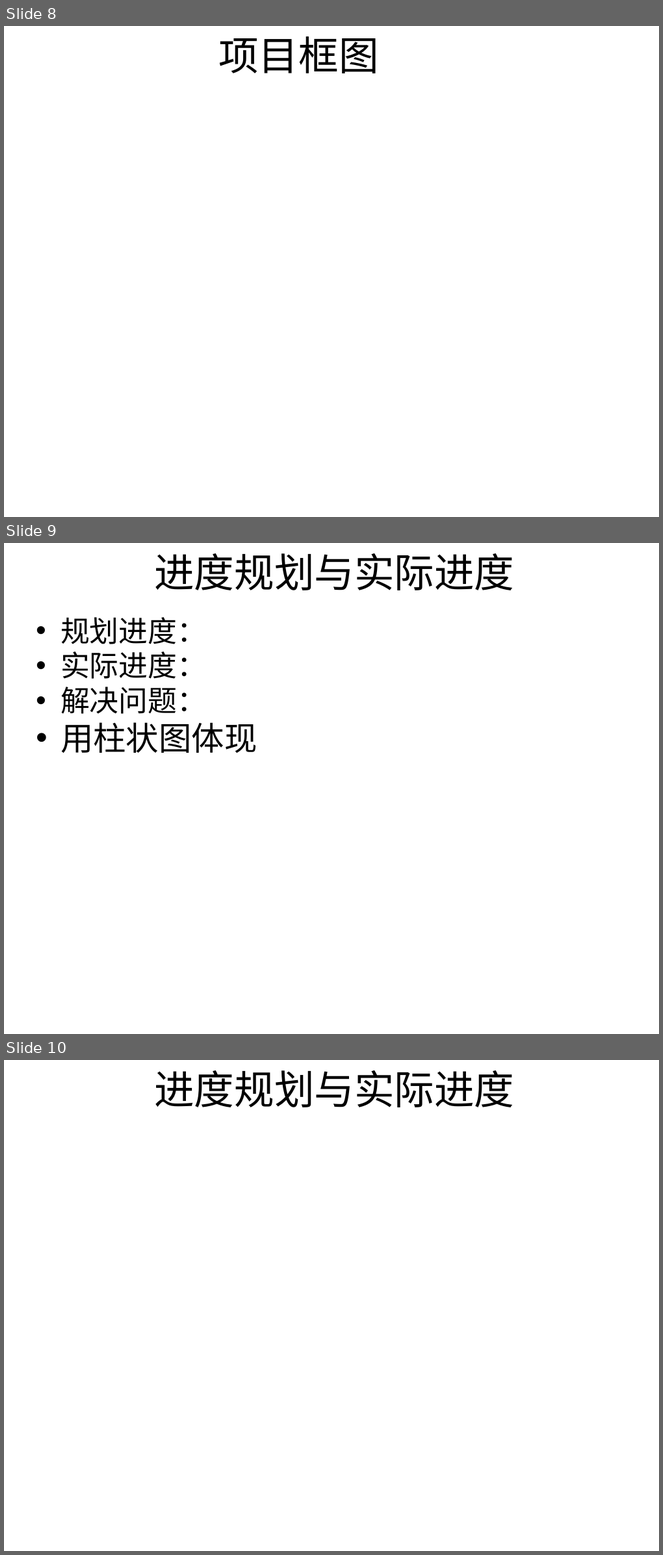
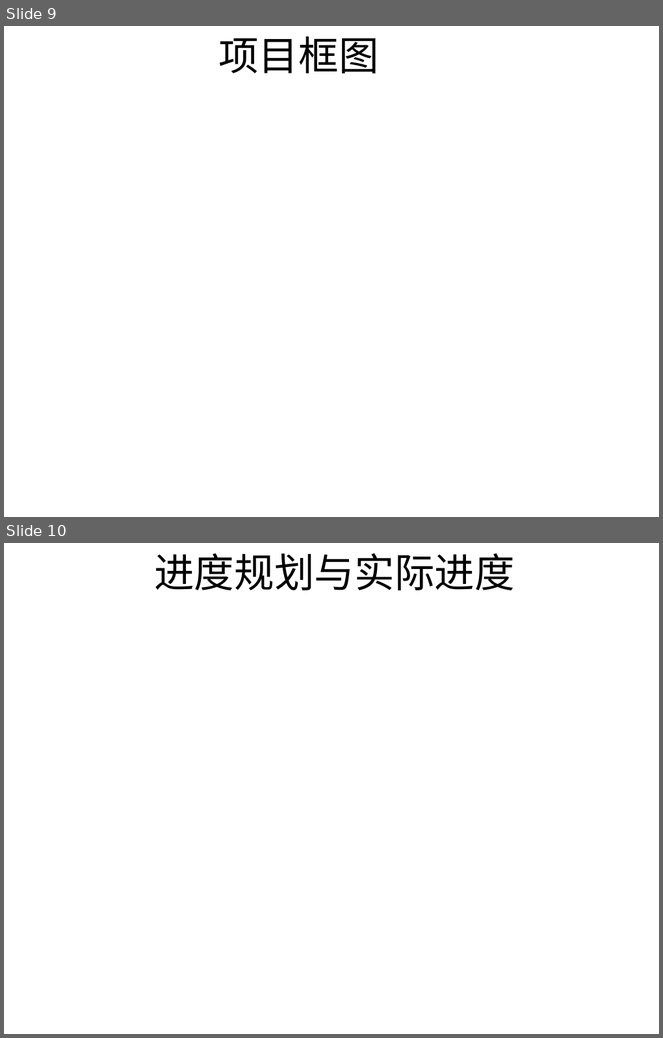
Before and after one commit to chuntong007/CY-work, a slide deck: 一阶项目文件/hx180310林春通一阶评审ppt模板.ppt. Shown one above the other, each under a label of ours: slides 8, 9 and 10 before the commit, slides 9 and 10 after it. The pictures are 663x1555 and 663x1038 pixels, drawn with LibreOffice and Linux fonts; fonts in the diff are those of the drawing; background and template pictures are left out. Boxes give left, top, right and bottom in pixels: in the first picture for what was removed or moved away, otherwise in the second. Text is boxed around its words. In the diff, an @@ line names an element or a change of style, - is before the commit and + after.

```diff
--- a/一阶项目文件/hx180310林春通一阶评审ppt模板.ppt
+++ b/一阶项目文件/hx180310林春通一阶评审ppt模板.ppt
@@ slide 9 removed at (x1=4, y1=543, x2=659, y2=1034), background picture (left out) @@
@@ title removed at (x1=154, y1=553, x2=514, y2=590) @@
-进度规划与实际进度
@@ text removed at (x1=61, y1=617, x2=257, y2=753) @@
-• 规划进度：
-• 实际进度：
-• 解决问题：
-• 用柱状图体现
@@ what was slide 8 is now slide 9 @@
```
Also in this commit, not shown: 7 slides changed, 9 slides added, 6 other files.
